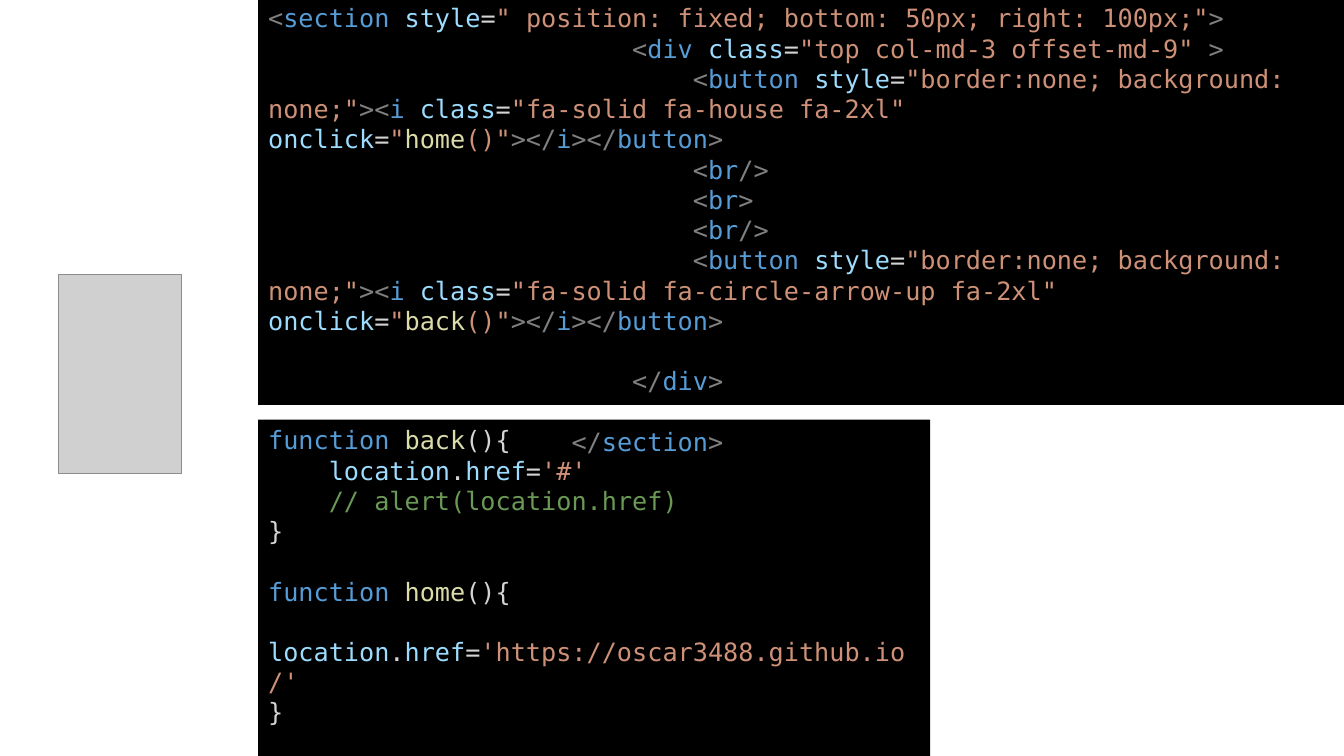
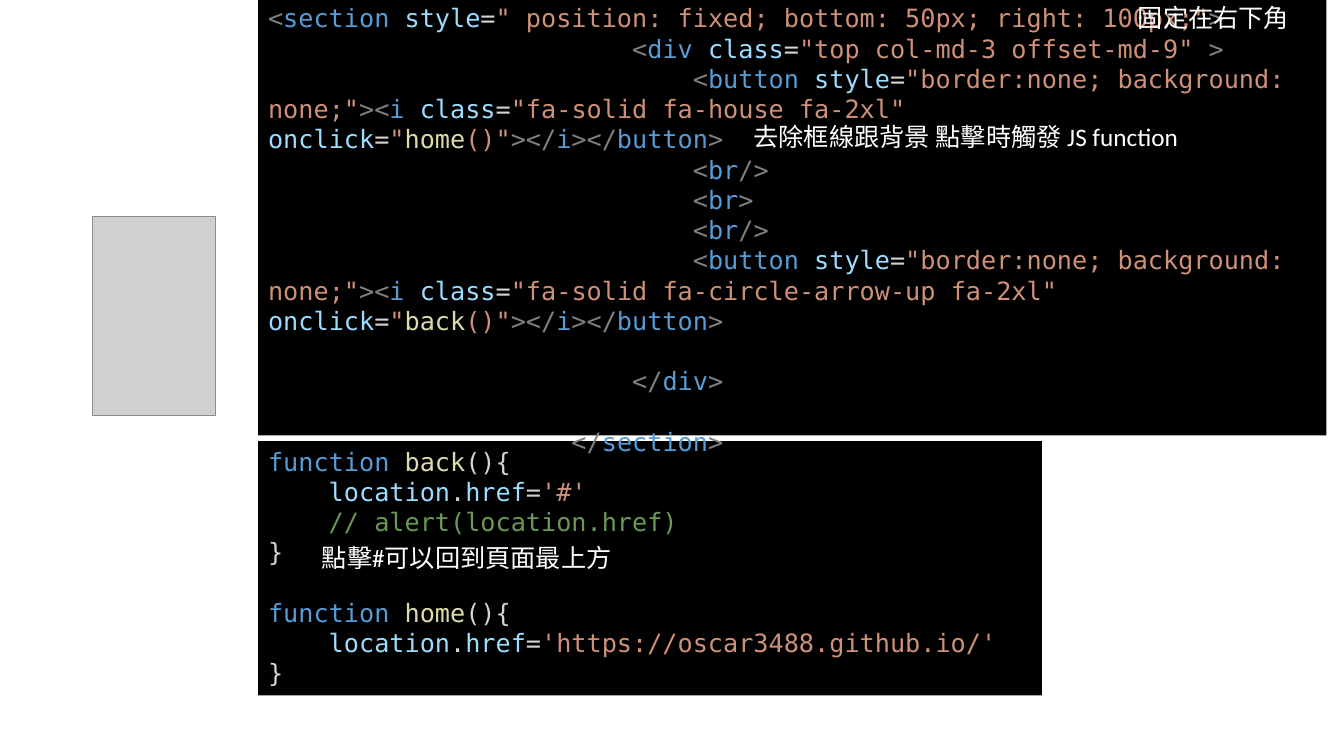
Before and after one commit to Oscar3488/Oscar3488.github.io, a slide deck: slide 4 of 網頁.pptx. Drawn at 1344x756 pixels with LibreOffice and Linux fonts; fonts in the diff are those of the drawing; grey boxes stand for pictures. Boxes give left, top, right and bottom in pixels: in the first picture for what was removed or moved away, otherwise in the second. Text is boxed around its words. In the diff, an @@ line names an element or a change of style, - is before the commit and + after.

```diff
--- a/網頁.pptx
+++ b/網頁.pptx
@@ rectangle "<section style=" position: fixed; bottom: ...": place and size @@
-rectangle "<section style=" position: fixed; bottom: ..." at bbox=[258, 0, 1344, 405]
+rectangle "<section style=" position: fixed; bottom: ..." at bbox=[258, 0, 1327, 436]
@@ text added at bbox=[1138, 5, 1289, 33], 18 pt, text #FFFFFF @@
+固定在右下角
@@ text added at bbox=[754, 124, 1177, 148], 18 pt, text #FFFFFF @@
+去除框線跟背景 點擊時觸發 JS function
@@ picture: place and size @@
-picture at bbox=[58, 274, 181, 474]
+picture at bbox=[93, 217, 216, 416]
@@ rectangle "function back(){": place and size @@
-rectangle "function back(){" at bbox=[258, 419, 931, 756]
+rectangle "function back(){" at bbox=[258, 442, 1043, 696]
@@ text added at bbox=[322, 546, 612, 569], 18 pt, text #FFFFFF @@
+點擊#可以回到頁面最上方
```
Also in this commit, not shown: 6 other slides changed, 1 slide added, 1 slide removed, 2 other files.
